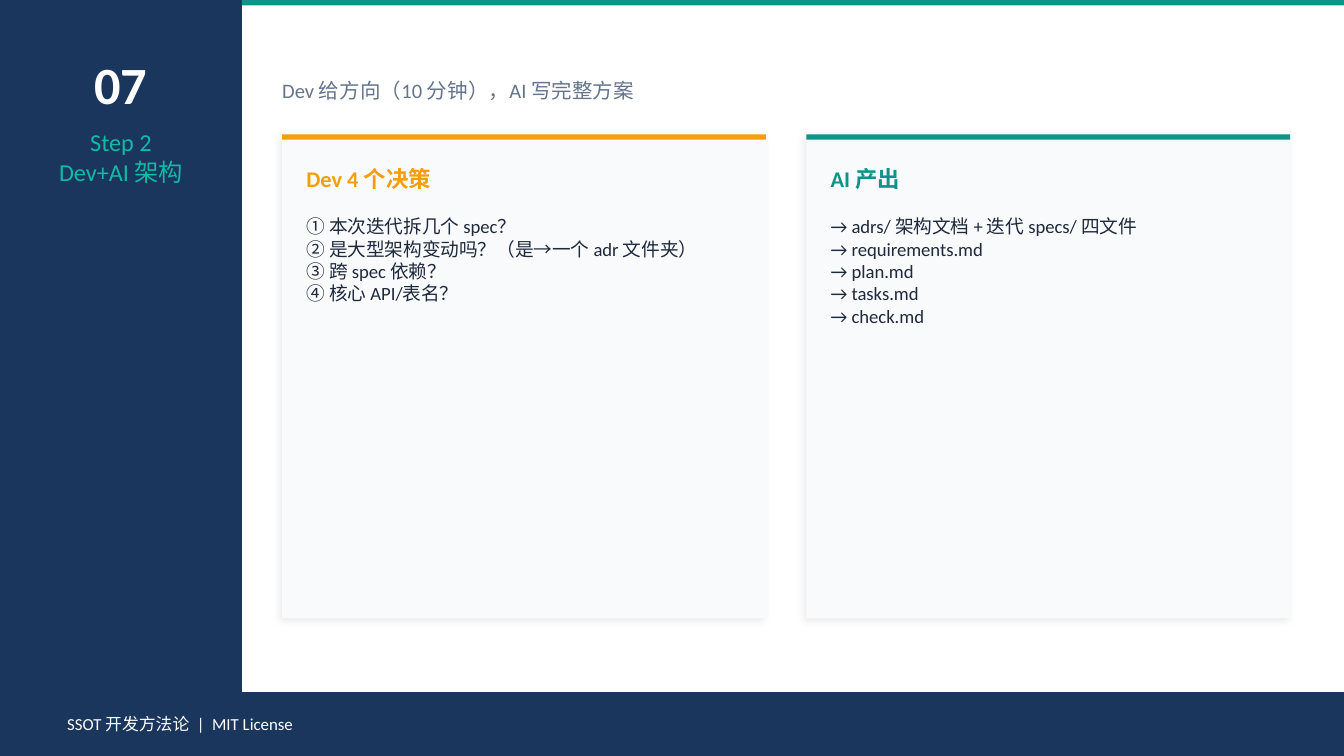
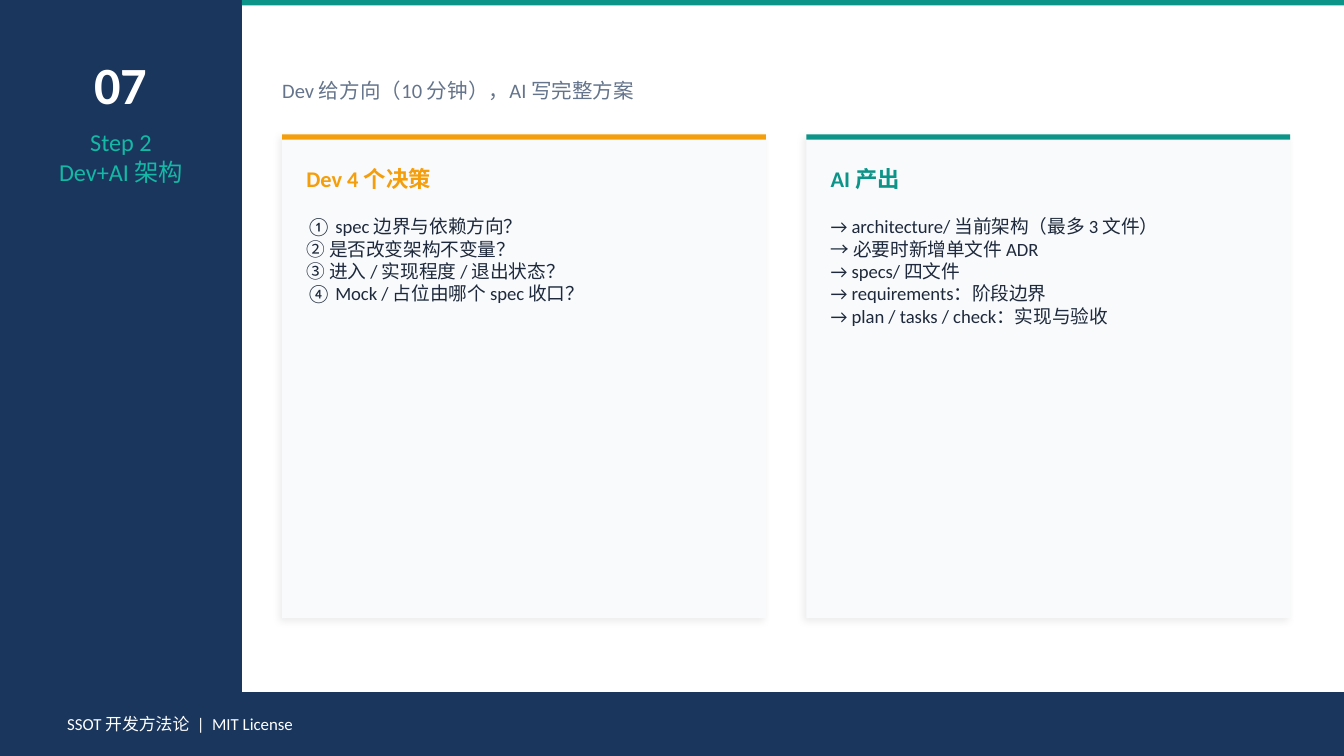
Before and after one commit to Toketec/SpecRocket, a slide deck: slide 9 of SSOT-开发方法论-培训.pptx. Drawn at 1344x756 pixels with LibreOffice and Linux fonts; fonts in the diff are those of the drawing. Boxes give left, top, right and bottom in pixels: in the first picture for what was removed or moved away, otherwise in the second. Text is boxed around its words. In the diff, an @@ line names an element or a change of style, - is before the commit and + after.

Commit message:
feat: evolve architecture and spec lifecycle

```diff
--- a/SSOT-开发方法论-培训.pptx
+++ b/SSOT-开发方法论-培训.pptx
@@ text at [306, 217, 584, 304]: text changed @@
-① 本次迭代拆几个 spec？
-② 是大型架构变动吗？（是→一个 adr 文件夹）
-③ 跨 spec 依赖？
-④ 核心 API/表名？
+① spec 边界与依赖方向？
+② 是否改变架构不变量？
+③ 进入 / 实现程度 / 退出状态？
+④ Mock / 占位由哪个 spec 收口？
@@ text at [852, 217, 1159, 326]: text changed @@
-→ adrs/ 架构文档 + 迭代 specs/ 四文件
-→ requirements.md
-→ plan.md
-→ tasks.md
-→ check.md
+→ architecture/ 当前架构（最多 3 文件）
+→ 必要时新增单文件 ADR
+→ specs/ 四文件
+→ requirements：阶段边界
+→ plan / tasks / check：实现与验收
```
Also in this commit, not shown: 6 other slides changed, 25 other files.
